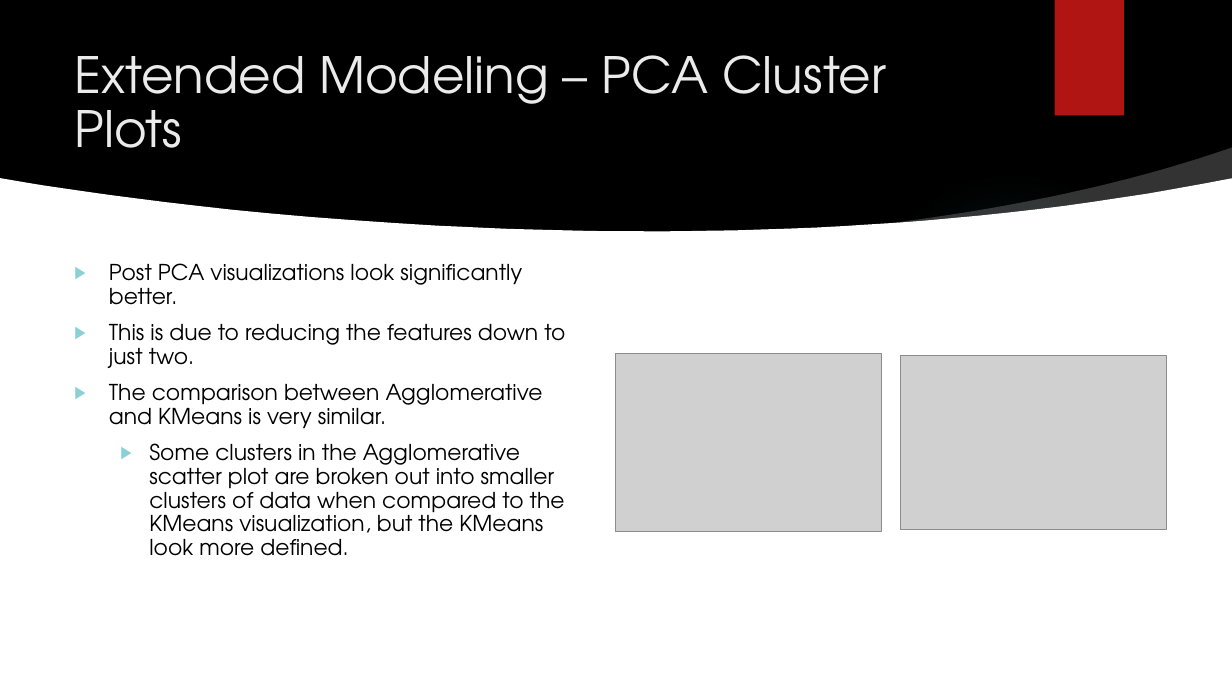
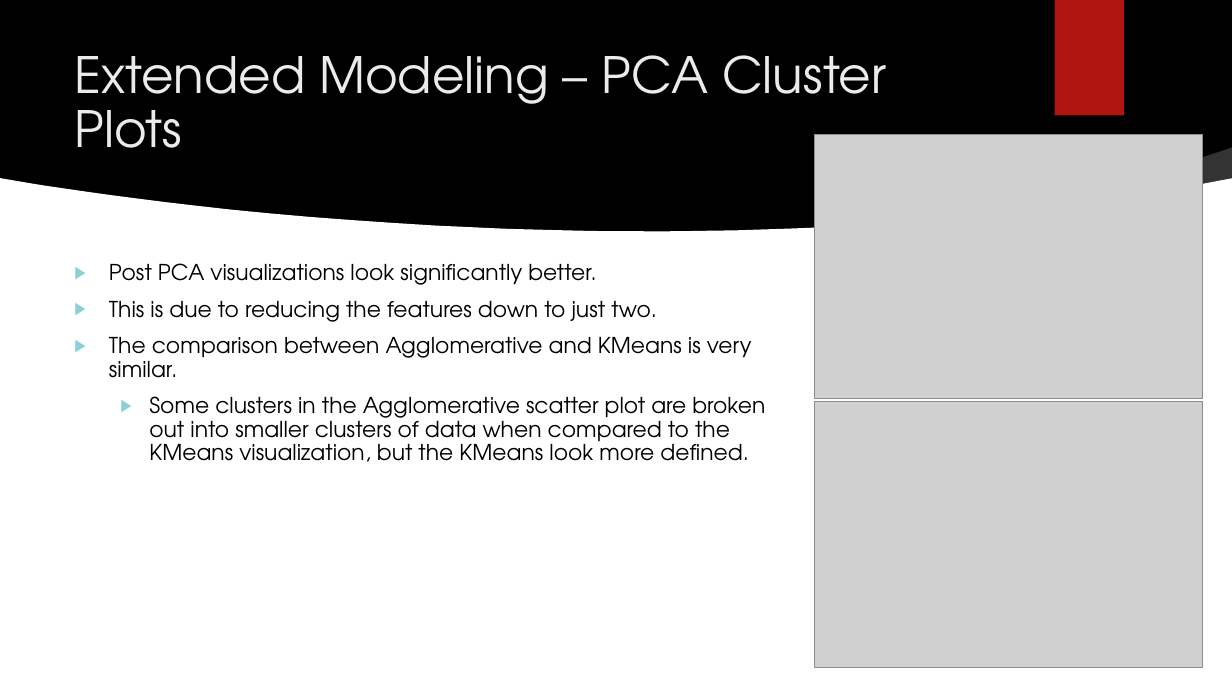
Before and after one commit to rfisher816/Projects, a slide deck: slide 14 of Capstone 2/Capstone 2 Presentation.pptx. Drawn at 1232x693 pixels with LibreOffice and Linux fonts; fonts in the diff are those of the drawing; grey boxes stand for pictures; background and template pictures are left out. Boxes give left, top, right and bottom in pixels: in the first picture for what was removed or moved away, otherwise in the second. Text is boxed around its words. In the diff, an @@ line names an element or a change of style, - is before the commit and + after.

Commit message:
Updated data source

```diff
--- a/Capstone 2/Capstone 2 Presentation.pptx
+++ b/Capstone 2/Capstone 2 Presentation.pptx
@@ picture added at [814,134,1202,398] @@
@@ text "Post PCA visualizations look significantly ..." rewrapped from [109,263,565,556] to [109,263,765,462] @@
@@ picture removed at [616,353,881,531] @@
@@ picture removed at [901,356,1166,530] @@
@@ picture added at [814,401,1202,667] @@
```
Also in this commit, not shown: 3 other slides changed, 1 other file.
